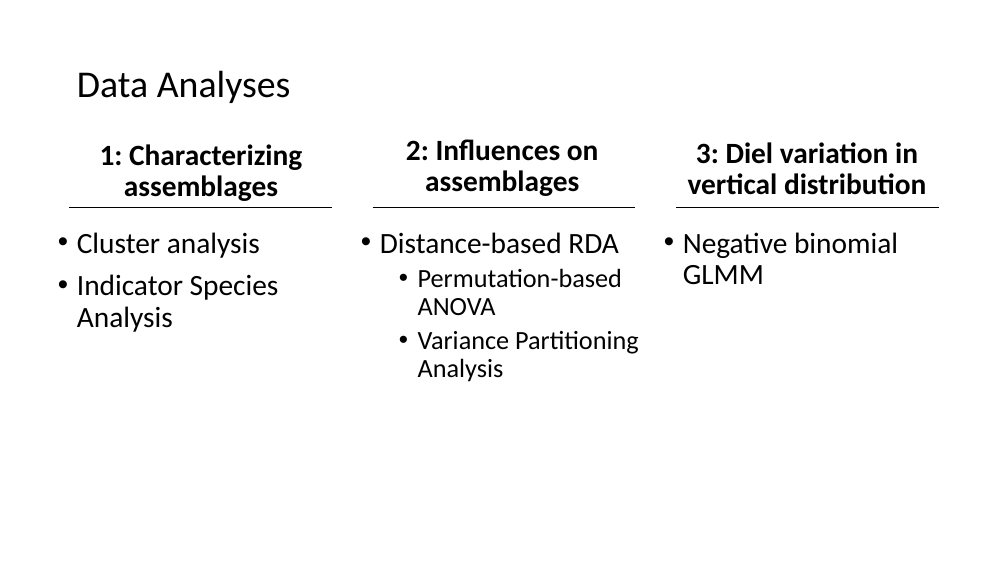
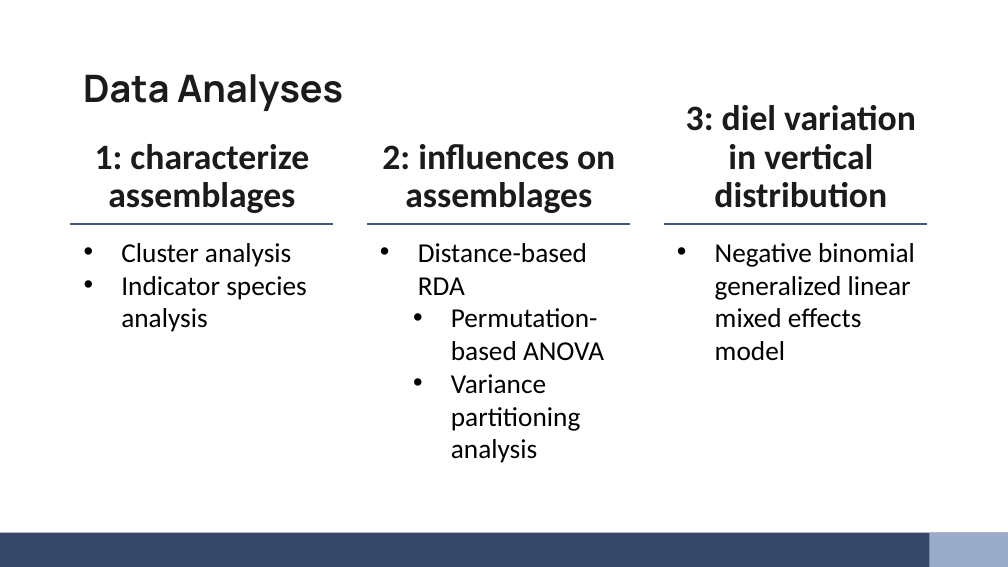
Before and after one commit to LukeABobay/larval-fish-community-analysis, a slide deck: slide 6 of PICES 2026 Presentation.pptx (slide 9 before the commit). Drawn at 1008x567 pixels with LibreOffice and Linux fonts; fonts in the diff are those of the drawing. Boxes give left, top, right and bottom in pixels: in the first picture for what was removed or moved away, otherwise in the second. Text is boxed around its words. In the diff, an @@ line names an element or a change of style, - is before the commit and + after.

Commit message:
Revise slides based on Su and Luke's feedback. Add background/template and images. Populate acknowledgements slide with text and logos

```diff
--- a/PICES 2026 Presentation.pptx
+++ b/PICES 2026 Presentation.pptx
@@ title "Data Analyses" at box(83, 74, 343, 111): font Calibri to Manrope, text colour #000000 to #1B1B1B, bold on; line spacing 0.9 to 1; vertical alignment middle to top @@
@@ text at box(686, 105, 916, 208): text changed; size 28 to 34 pt; text colour #000000 to #1B1B1B @@
-3: Diel variation in vertical distribution
+3: diel variation in vertical distribution
@@ text at box(95, 144, 309, 213): text changed; size 28 to 34 pt; text colour #000000 to #1B1B1B @@
-1: Characterizing assemblages
+1: characterize assemblages
@@ text at box(382, 144, 615, 213): text changed; size 28 to 34 pt; text colour #000000 to #1B1B1B @@
-2: Influences on assemblages
+2: influences on assemblages
@@ line moved from (70, 207) - (333, 207) to (70, 224) - (333, 224) @@
@@ line (70, 224) - (333, 224): stroke #000000 1 pt to #43567F 2 pt @@
@@ text "Cluster analysis": place and size @@
-text "Cluster analysis" at box(77, 232, 279, 332)
+text "Cluster analysis" at box(121, 243, 307, 332)
@@ line moved from (373, 207) - (636, 207) to (368, 224) - (631, 224) @@
@@ line (368, 224) - (631, 224): stroke #000000 1 pt to #43567F 2 pt @@
@@ text "Distance-based RDA": place and size @@
-text "Distance-based RDA" at box(380, 232, 639, 382)
+text "Distance-based RDA" at box(418, 243, 604, 463)
@@ line moved from (676, 207) - (939, 207) to (665, 224) - (928, 224) @@
@@ line (665, 224) - (928, 224): stroke #000000 1 pt to #43567F 2 pt @@
@@ text at box(121, 243, 291, 267): size 28 to 26 pt in "Cluster analysis"; indent changed; line spacing 0.9 to 1; less space between paragraphs @@
@@ text at box(418, 243, 604, 361): size 28 to 26 pt in "Distance-based RDA"; size 25 to 26 pt in "Permutation-based ANOVA"; indent changed; line spacing 0.9 to 1; less space between paragraphs @@
@@ text at box(715, 243, 915, 361): text changed; size 28 to 26 pt @@
-• Negative binomial GLMM
+• Negative binomial generalized linear mixed effects model
@@ text at box(121, 276, 307, 332): text changed; size 28 to 26 pt @@
-• Indicator Species Analysis
+• Indicator species analysis
@@ text at box(451, 374, 580, 463): text changed; size 25 to 26 pt @@
-  • Variance Partitioning Analysis
+  • Variance partitioning analysis
@@ rectangle added at box(0, 532, 1008, 567), fill #374768 @@
@@ rectangle added at box(929, 532, 1008, 567), fill #9BACCA @@
```
Also in this commit, not shown: 15 other slides changed, 3 slides added, 10 slides removed.
